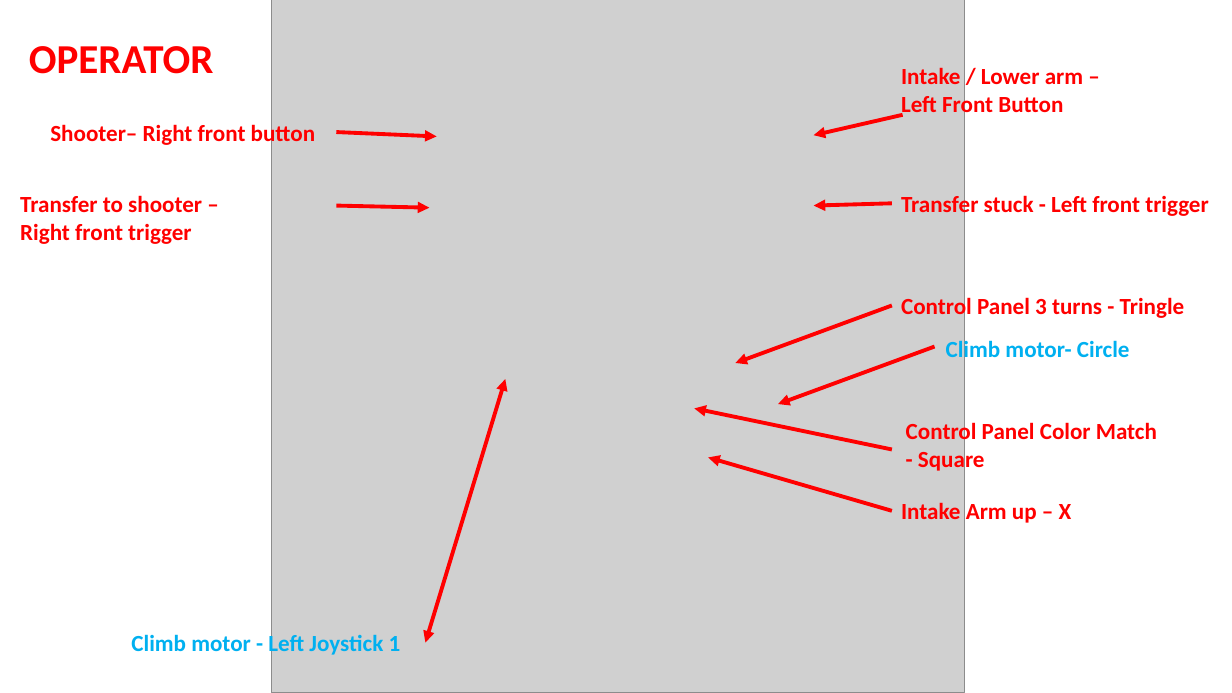
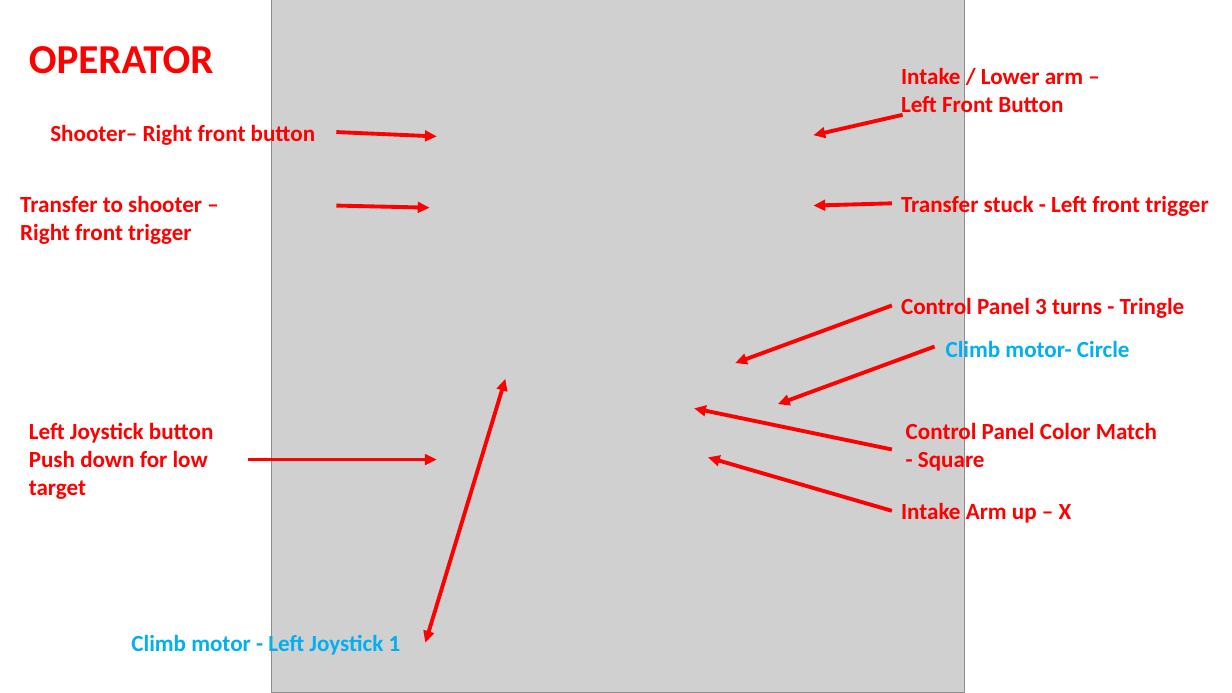
Before and after one commit to ramonarampage1159/2020-INFINITE-RECHARGE-Documents, a slide deck: slide 3 of Joystick/Joystick.pptx. Drawn at 1232x693 pixels with LibreOffice and Linux fonts; fonts in the diff are those of the drawing; grey boxes stand for pictures. Boxes give left, top, right and bottom in pixels: in the first picture for what was removed or moved away, otherwise in the second. Text is boxed around its words. In the diff, an @@ line names an element or a change of style, - is before the commit and + after.

Commit message:
updated joystick file

```diff
--- a/Joystick/Joystick.pptx
+++ b/Joystick/Joystick.pptx
@@ text added at (x1=29, y1=422, x2=213, y2=499), 18 pt, text #FF0000, bold @@
+Left Joystick button
+Push down for low
+target
@@ arrow added from (248, 459) to (437, 459), #FF0000 3 pt @@
```
Also in this commit, not shown: 2 slides added, 2 other files.
